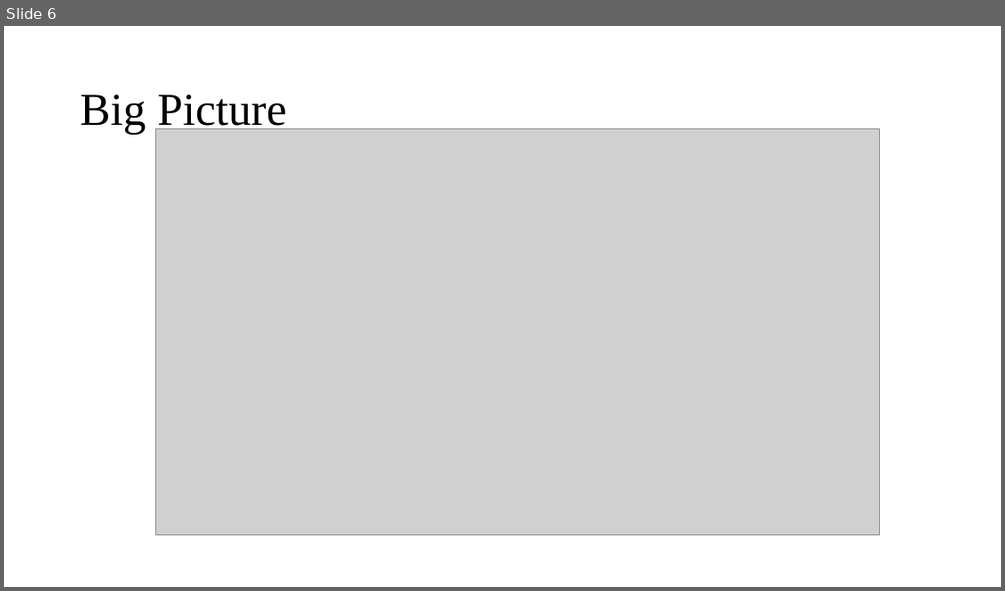
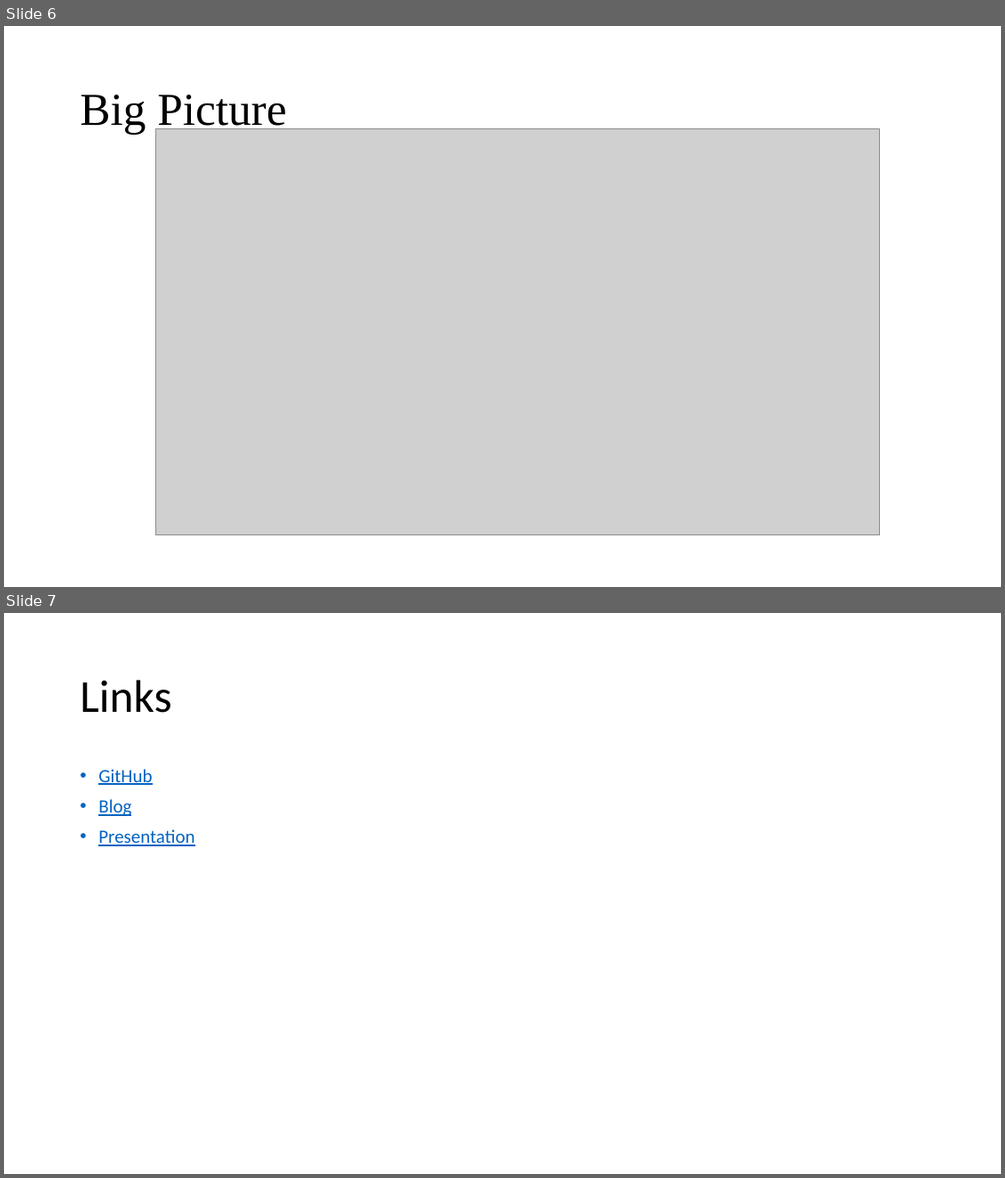
Before and after one commit to SweekarKT/TE_FA_DB_SWEEKAR, a slide deck: FINAL_ASSESSMENT/TE_FA_DB_SWEKAR_KT.pptx. Shown one above the other, each under a label of ours: slide 6 before the commit, slides 6 and 7 after it. The pictures are 1005x591 and 1005x1178 pixels, drawn with LibreOffice and Linux fonts; fonts in the diff are those of the drawing; grey boxes stand for pictures. Boxes give left, top, right and bottom in pixels: in the first picture for what was removed or moved away, otherwise in the second. Text is boxed around its words. In the diff, an @@ line names an element or a change of style, - is before the commit and + after.

```diff
--- a/FINAL_ASSESSMENT/TE_FA_DB_SWEKAR_KT.pptx
+++ b/FINAL_ASSESSMENT/TE_FA_DB_SWEKAR_KT.pptx
@@ slide 7 added at box(4, 613, 1001, 1174), background #FFFFFF @@
@@ title added at box(80, 680, 171, 713), 44 pt, text #000000 @@
+Links
@@ text added at box(98, 769, 194, 846), 18 pt, text #0563C1, underline @@
+• GitHub
+• Blog
+• Presentation
```
